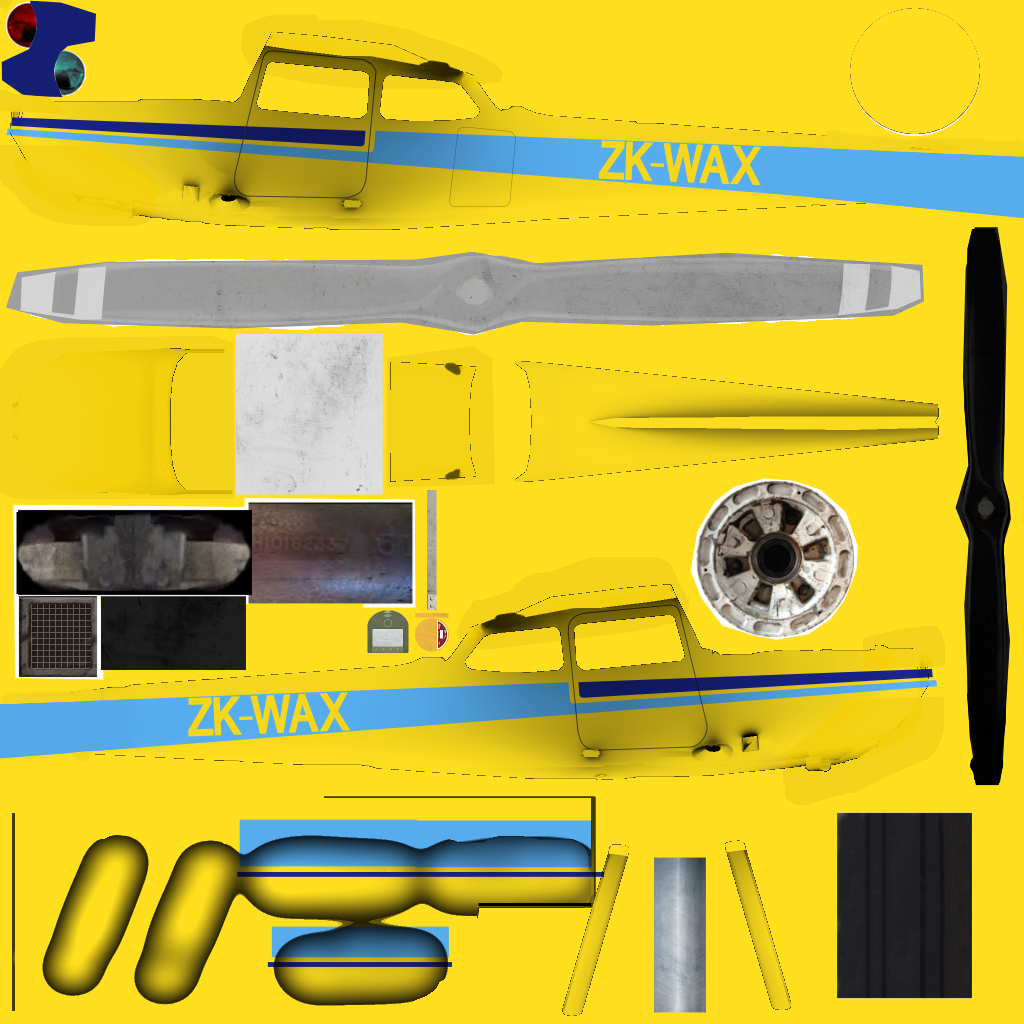
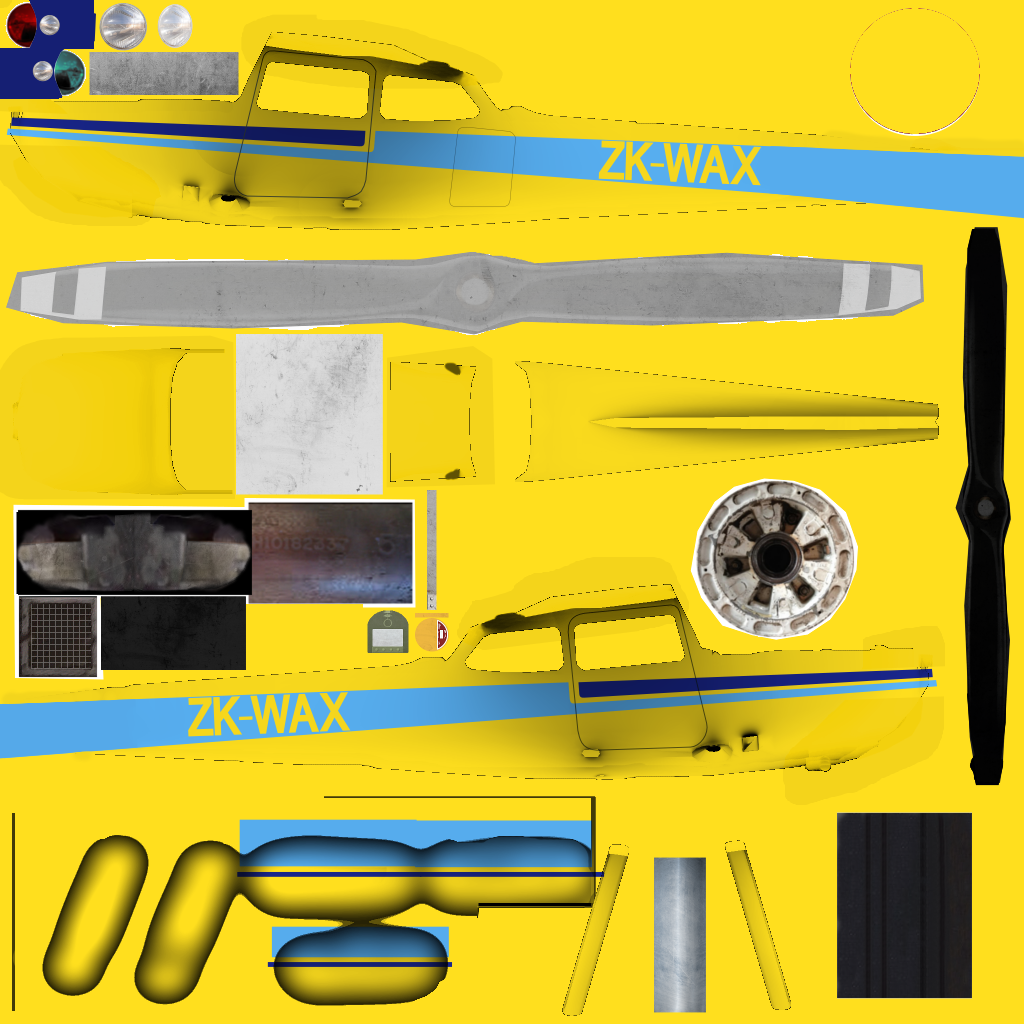
Layers edited between the first and the second 1024px x 1024px image:
added layer "Clipboard #6" above "Clipboard #5" over <box>32,3,239,95</box>
added layer "Clipboard #5" above "Clipboard #4" over <box>0,0,94,99</box>
